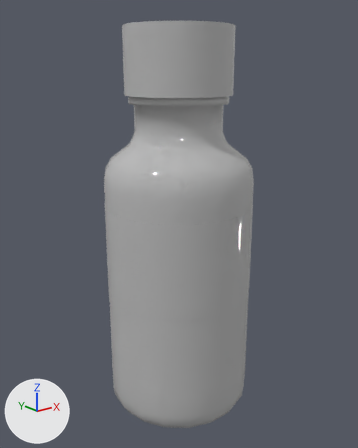
What one commit did to the FBX model Lucidity/Assets/Art/Act_1/Meshes/Normal/Pastillero.fbx.
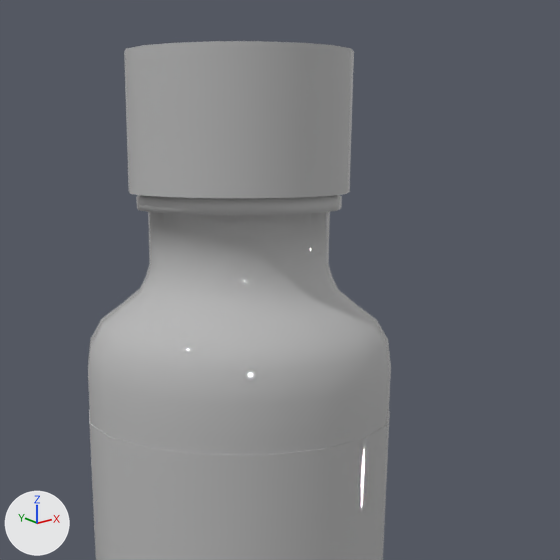
Old and new are each drawn whole from a 50 mm lens placed at (-0.0812, -0.1017, 0.0941), pointed at (0.0003, 0.0002, 0.0533) and again close up on the part from 17% to 94% of the width and 0% to 62% of the height. The axes (+X, +Y, +Z) are drawn at lower left. The lights are the same throughout. The older version's two pictures come first. Where no turn or scale is listed for an object, it has been applied to the vertices. Vertices at exactly the same position are counted once.

The first close-up shows 'Pastillero'.
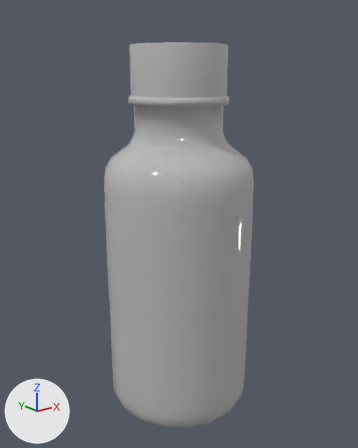
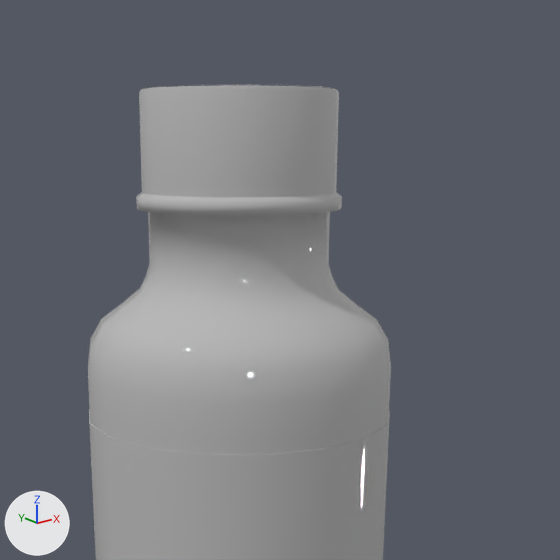
Edits to the bpy script that builds the scene:
```text
Change me_mesh:
    used by ob_pastillero; location = (0.0, 0.0, 0.0)
    remove me_mesh.from_pydata(...)  # 6506 vertices, 7080 faces; spans x -0.0201..0.0201, y -0.0198..0.0198, z 0.0..0.1041
    add me_mesh.from_pydata(...)  # 6304 vertices, 6918 faces; spans x -0.0201..0.0201, y -0.0198..0.0198, z 0.0..0.0998
    me_mesh part 1: 130 vertices removed from x -0.0138..0.0138, y -0.0136..0.0136, z 0.0877..0.1041
    other edits to the shape of me_mesh do not show in these pictures
```

Where the change shows, as pixel boxes (x1, y1, x2, y2) in the close-ups (560 x 560 px):
'Pastillero', reshaped: before (88, 41, 391, 560); after (88, 84, 391, 560)
part 1 of me_mesh, deleted: before (124, 41, 354, 198)
